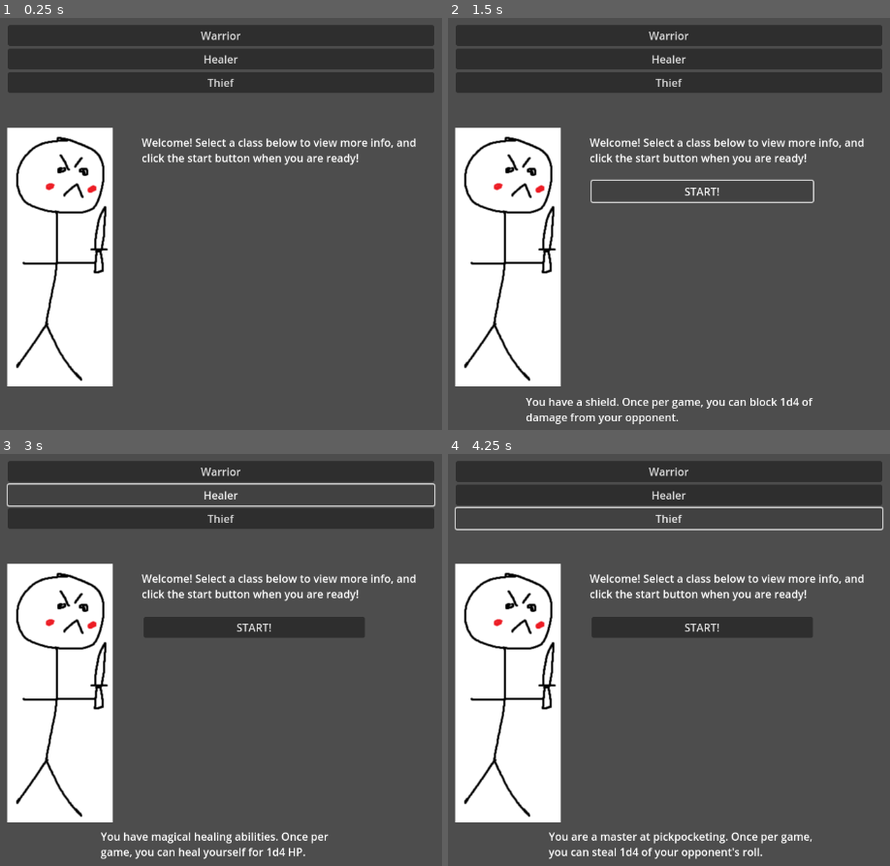
Above: before the commit, frames 1-4 (two rows, left to right).
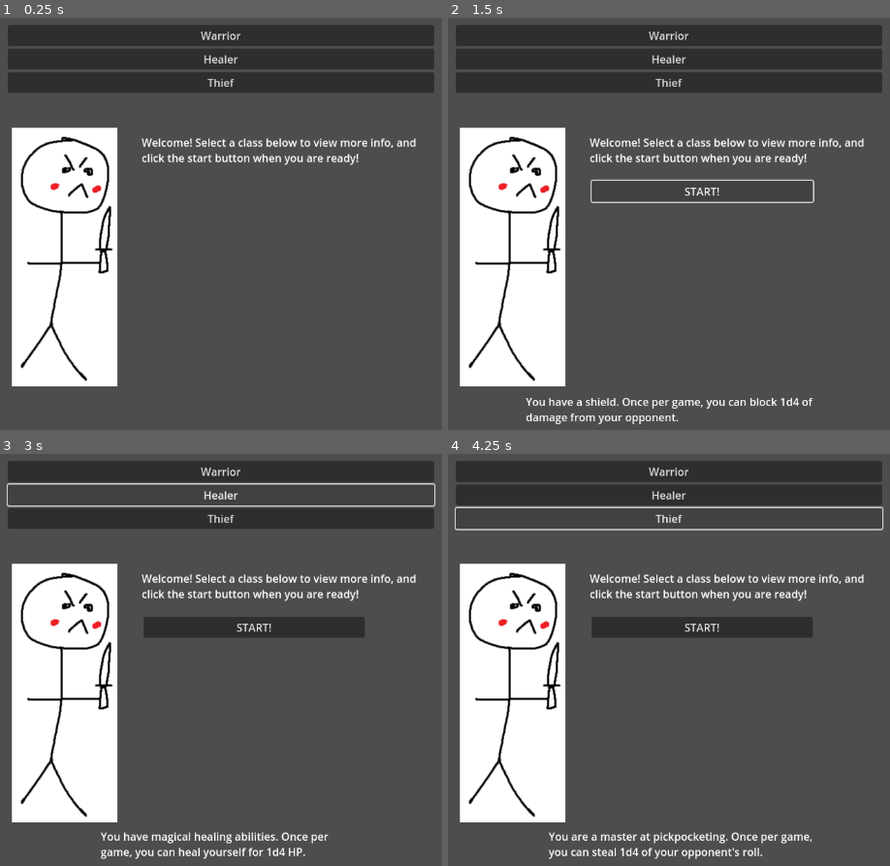
Above: after the commit, the same moments.

Repository: Frisaf/brawl_visual
Game: Godot game, scene res://Scenes/character_choice.tscn
Two runs of this game, one before a commit and one after it. Both use one fixed random seed, a clock stepped at 60 frames per second and the inputs below.
Inputs:
- Up to frame 1 (0.25 s): no input
- Up to frame 2 (1.5 s): click "Warrior" at 0.5 s; click "START!" at 1.25 s
- Up to frame 3 (3 s): click "START!" at 2 s; click "Healer" at 2.75 s
- Up to frame 4 (4.25 s): click "Thief" at 3.5 s

The runs differ from the first frame. In frame 1, 3.9% of the frame differs, in the area x 1-27%, y 26-90%; in frame 2, 3.9%; in frame 3, 3.9%; in frame 4, 3.9%.

Commit message:
test

Diff:
--- a/Scenes/character_choice.tscn
+++ b/Scenes/character_choice.tscn
@@ -7,7 +7,7 @@
 script = ExtResource("1_xjjin")
 
 [node name="DemoCharacter" type="Sprite2D" parent="."]
-position = Vector2(270, 358)
+position = Vector2(277, 358)
 texture = ExtResource("1_ch6xq")
 
 [node name="RichTextLabel" type="RichTextLabel" parent="."]
